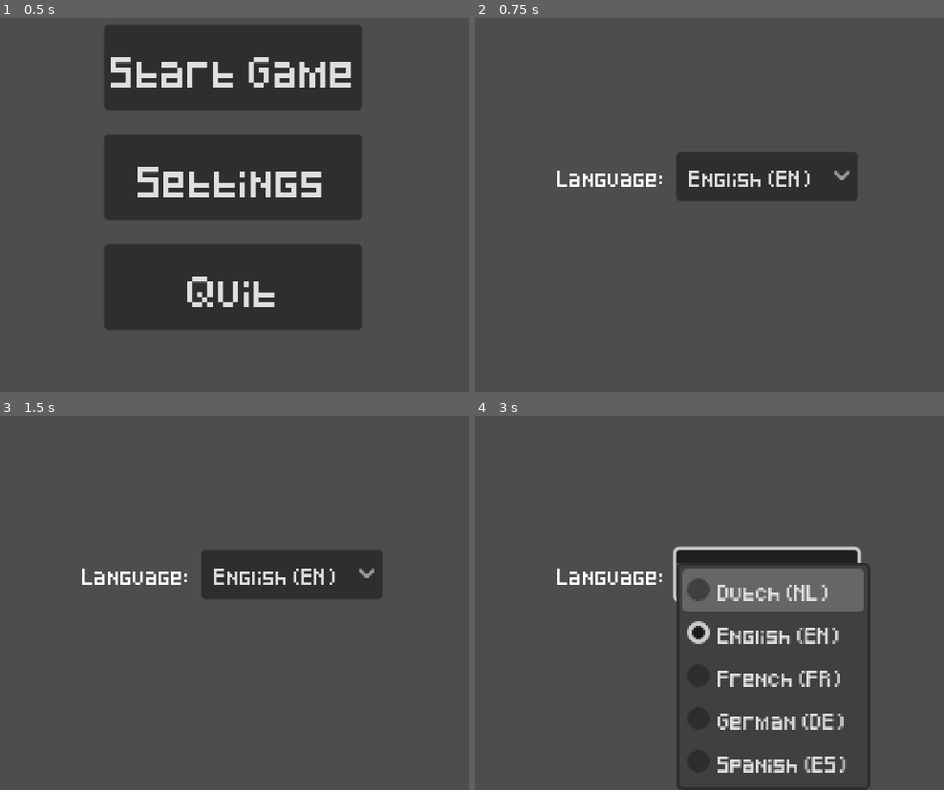
Above: before the commit, frames 1-4 (two rows, left to right).
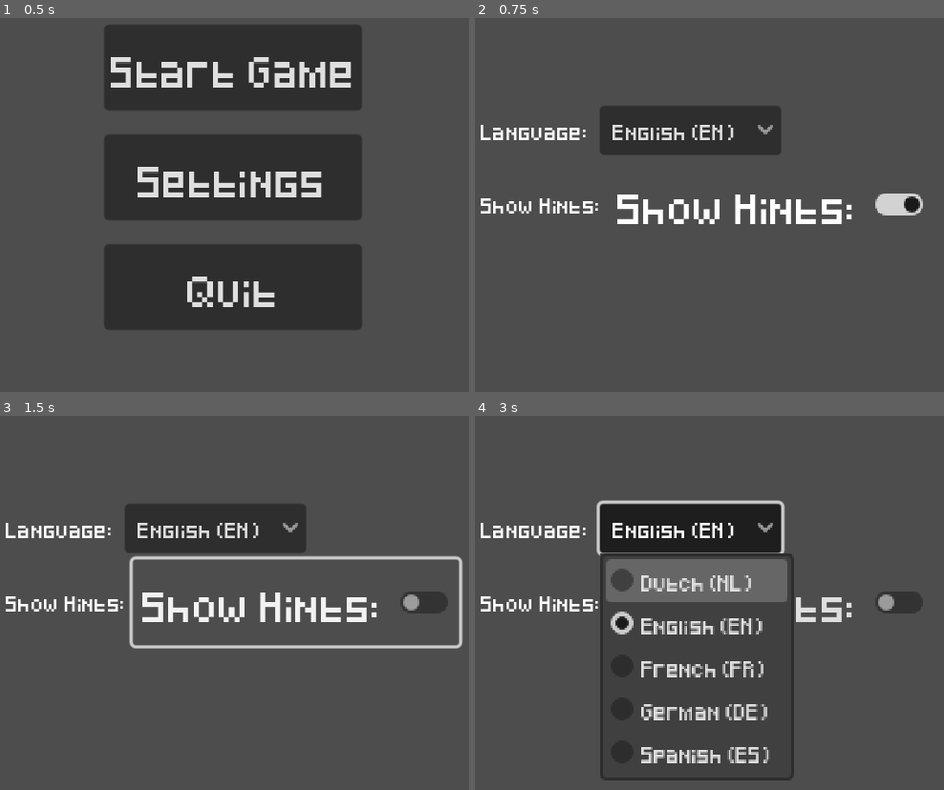
Above: after the commit, the same moments.

Repository: StormLight14/nightfall-mirror
Game: Godot game, scene res://menus/main/main_menu.tscn
The game is run twice, just before and just after one commit, with the same random seed, the same clock (stepped at 60 frames per second) and the same inputs.
Inputs (mouse positions are in pixels of both pictures, inside the frame that each line leads up to):
- Up to frame 1 (0.5 s): no input
- Up to frame 2 (0.75 s): click "Settings" at 0.5 s
- Up to frame 3 (1.5 s): click (295, 603) at 1.25 s, where only the run after the commit has a clickable "Show Hints:"
- Up to frame 4 (3 s): click "English (EN)" at 2 s; tap Enter at 2.75 s; move the mouse to (878, 554) at 2.77 s; hold D (right) from 2.78 s (still down); tap N (turn_day) at 2.85 s

Frame 1 is identical in both runs. In frame 2, 13% of the frame differs, in the area x 1-96%, y 23-56%; in frame 3, 15%; in frame 4, 20%, in the area x 1-96%, y 22-100%.

Commit message:
add language change for "Show Hints" and "You Died" labels

Diff:
--- a/globals/Text.gd
+++ b/globals/Text.gd
@@ -6,39 +6,49 @@
 		"settings_button": "Instellingen",
 		"quit_button": "Afsluiten",
 		"settings_language": "Taal",
+		"settings_show_hints": "Toon Tips",
 		"pickup_hint": "Druk op BUTTON om op te pakken.",
-		"nights_survived": "NUMBER nachten overleefd"
+		"nights_survived": "NUMBER nachten overleefd",
+		"you_died": "Je Bent Dood."
 	},
 	1: {
 		"start_button": "Start Game",
 		"settings_button": "Settings",
 		"quit_button": "Quit",
 		"settings_language": "Language",
+		"settings_show_hints": "Show Hints",
 		"pickup_hint": "Press BUTTON to pick up.",
-		"nights_survived": "NUMBER nachten overleefd"
+		"nights_survived": "NUMBER nachten overleefd",
+		"you_died": "You Died."
 	},
 	2: {
 		"start_button": "Démarrer le Jeu",
 		"settings_button": "Paramètres",
 		"quit_button": "Quitter",
 		"settings_language": "Langue",
+		"settings_show_hints": "Afficher les Indices",
 		"pickup_hint": "Appuyez sur BUTTON pour ramasser.",
-		"nights_survived": "NUMBER nuits survécues"
+		"nights_survived": "NUMBER nuits survécues",
+		"you_died": "Vous Êtes Mort."
 	},
 	3: {
 		"start_button": "Spiel Starten",
 		"settings_button": "Einstellungen",
 		"quit_button": "Beenden",
 		"settings_language": "Sprache",
+		"settings_show_hints": "Hinweise anzeigen",
 		"pickup_hint": "Drücke BUTTON, um aufzuheben.",
-		"nights_survived": "NUMBER Nächte überlebt"
+		"nights_survived": "NUMBER Nächte überlebt",
+		"you_died": "Du Bist Gestorben."
 	},
 	4: {
 		"start_button": "Iniciar Juego",
 		"settings_button": "Configuracion",
 		"quit_button": "Salir",
 		"settings_language": "Idioma",
+		"settings_show_hints": "Mostrar Sugerencias",
 		"pickup_hint": "Presiona BUTTON para recoger.",
-		"nights_survived": "NUMBER noches sobrevividas"
+		"nights_survived": "NUMBER noches sobrevividas",
+		"you_died": "Has Muerto."
 	}
 }
--- a/globals/fade.gd
+++ b/globals/fade.gd
@@ -1,6 +1,7 @@
 extends CanvasLayer
 
 func play(anim_name: String) -> void:
+	$DeadLabel.text = Text.game_text[Settings.language]["you_died"]
 	$AnimationPlayer.play(anim_name)
 
 func _on_animation_player_animation_finished(anim_name: StringName) -> void:
--- a/ui/settings/settings.gd
+++ b/ui/settings/settings.gd
@@ -7,6 +7,7 @@
 
 func set_labels():
 	%LanguageLabel.text = Text.game_text[Settings.language]["settings_language"] + ": "
+	%ShowHintsCheck.text = Text.game_text[Settings.language]["settings_show_hints"] + ": "
 
 # Called every frame. 'delta' is the elapsed time since the previous frame.
 func _process(delta: float) -> void:
--- a/ui/settings/settings.tscn
+++ b/ui/settings/settings.tscn
@@ -37,4 +37,18 @@
 popup/item_4/text = "Spanish (ES)"
 popup/item_4/id = 4
 
+[node name="ShowHints" type="HBoxContainer" parent="VBoxContainer"]
+layout_mode = 2
+
+[node name="ShowHintsLabel" type="Label" parent="VBoxContainer/ShowHints"]
+unique_name_in_owner = true
+layout_mode = 2
+theme_override_font_sizes/font_size = 8
+text = "Show Hints:"
+
+[node name="ShowHintsCheck" type="CheckButton" parent="VBoxContainer/ShowHints"]
+unique_name_in_owner = true
+layout_mode = 2
+button_pressed = true
+
 [connection signal="item_selected" from="VBoxContainer/Language/LanguageSelect" to="." method="_on_language_select_item_selected"]
